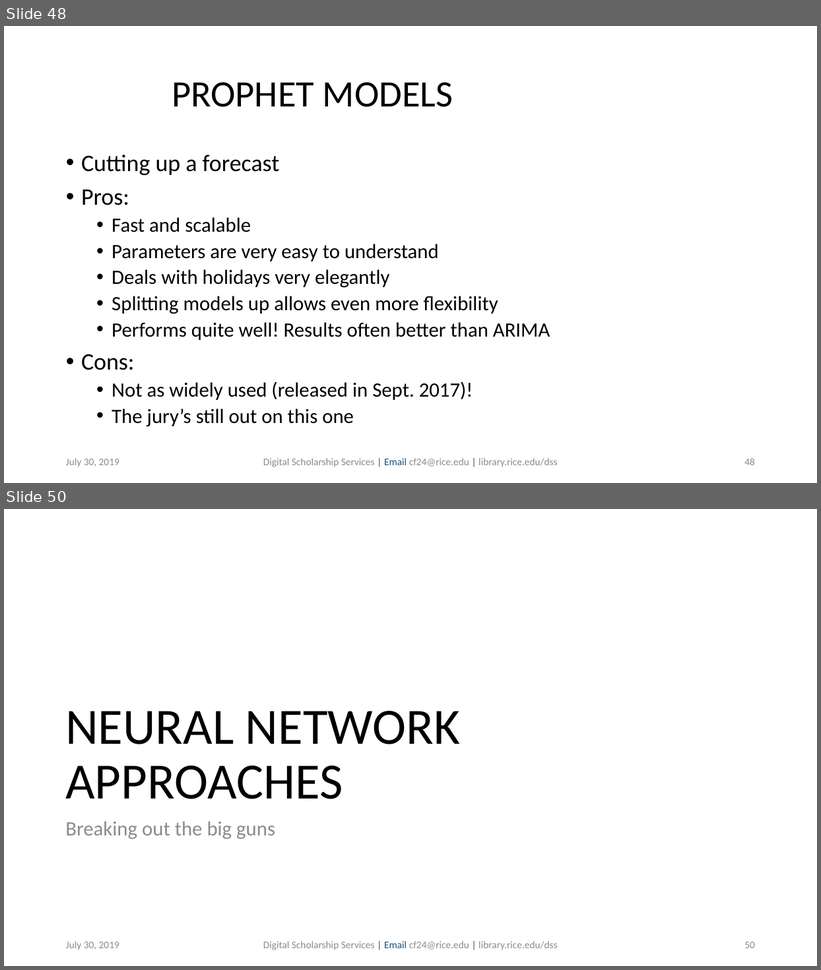
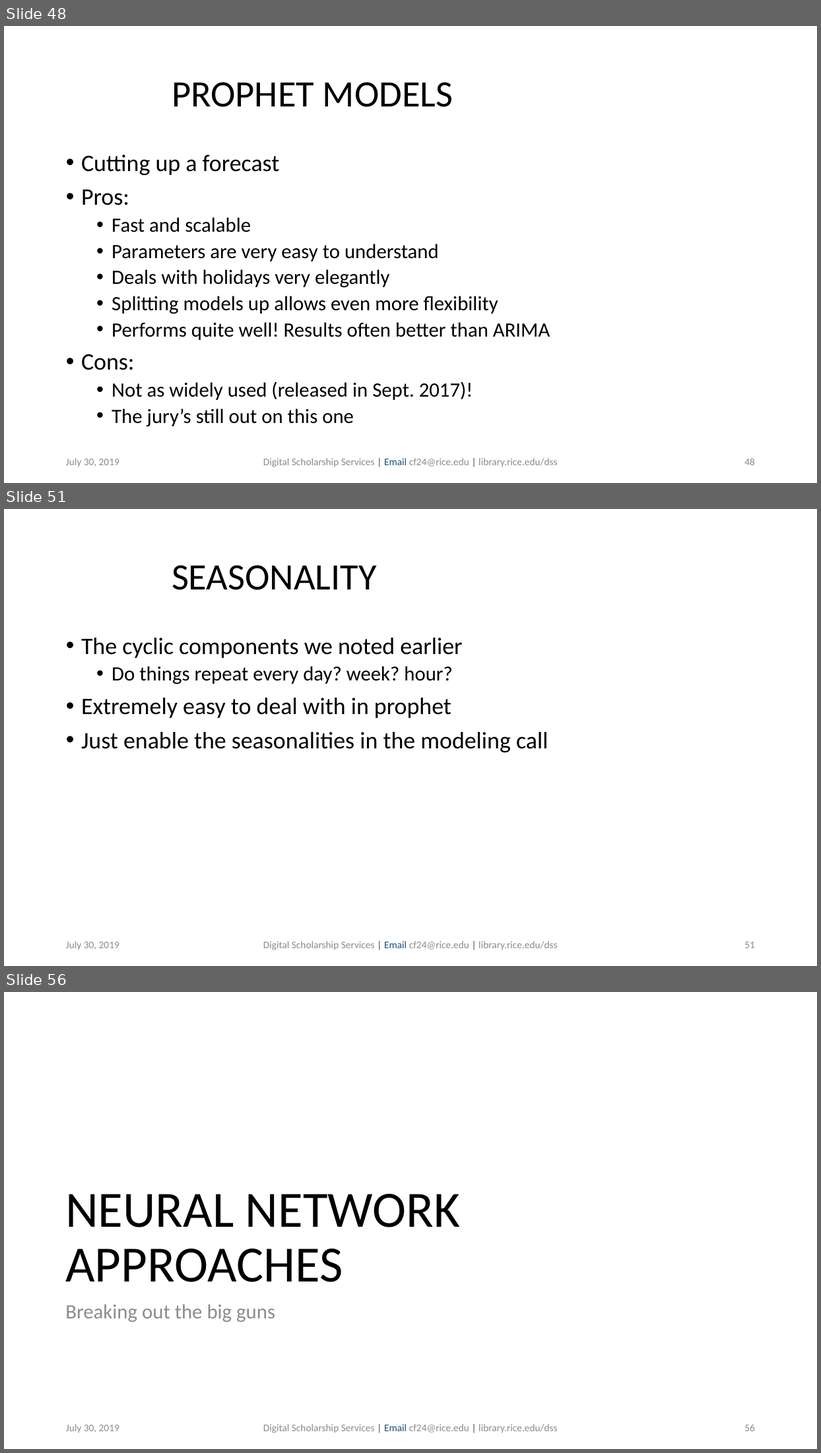
Before and after one commit to bakitybacon/rice-data-and-donuts, a slide deck: tsa/Introduction to Time Series Analysis.pptx. Shown one above the other, each under a label of ours: slides 48 and 50 before the commit, slides 48, 51 and 56 after it; the slides between them are not shown. The pictures are 821x970 and 821x1453 pixels, drawn with LibreOffice and Linux fonts; fonts in the diff are those of the drawing; background and template pictures are left out. Boxes give left, top, right and bottom in pixels: in the first picture for what was removed or moved away, otherwise in the second. Text is boxed around its words. In the diff, an @@ line names an element or a change of style, - is before the commit and + after.

Commit message:
more prophet slides

```diff
--- a/tsa/Introduction to Time Series Analysis.pptx
+++ b/tsa/Introduction to Time Series Analysis.pptx
@@ slide 51 added at [4, 509, 817, 966], background #FFFFFF @@
@@ title added at [172, 565, 377, 590], 44 pt, text #000000 @@
+SEASONALITY
@@ text added at [81, 638, 548, 753], 28 pt, text #000000 @@
+• The cyclic components we noted earlier
+  • Do things repeat every day? week? hour?
+• Extremely easy to deal with in prophet
+• Just enable the seasonalities in the modeling call
@@ text added at [66, 941, 120, 951], 12 pt, text #8C8C8C @@
+July 30, 2019
@@ text added at [263, 941, 557, 951], 12 pt, text #8C8C8C @@
+Digital Scholarship Services | Email cf24@rice.edu | library.rice.edu/dss
@@ page number added at [745, 942, 755, 949], 12 pt, text #8C8C8C @@
+51
@@ what was slide 50 is now slide 56 @@
@@ page number at [745, 1424, 755, 1432]: text changed @@
-50
+56
```
Also in this commit, not shown: 4 slides changed, 5 other slides added.
